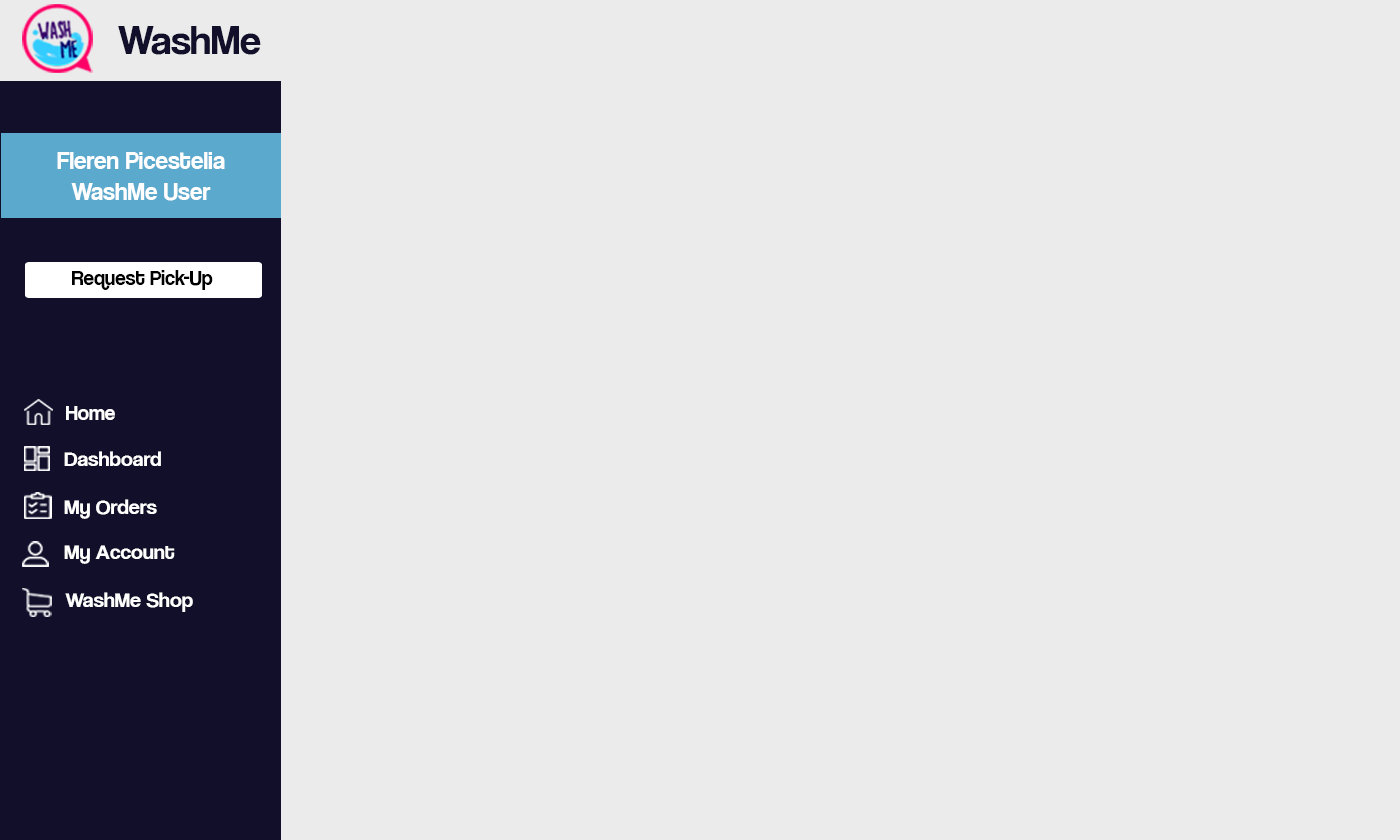
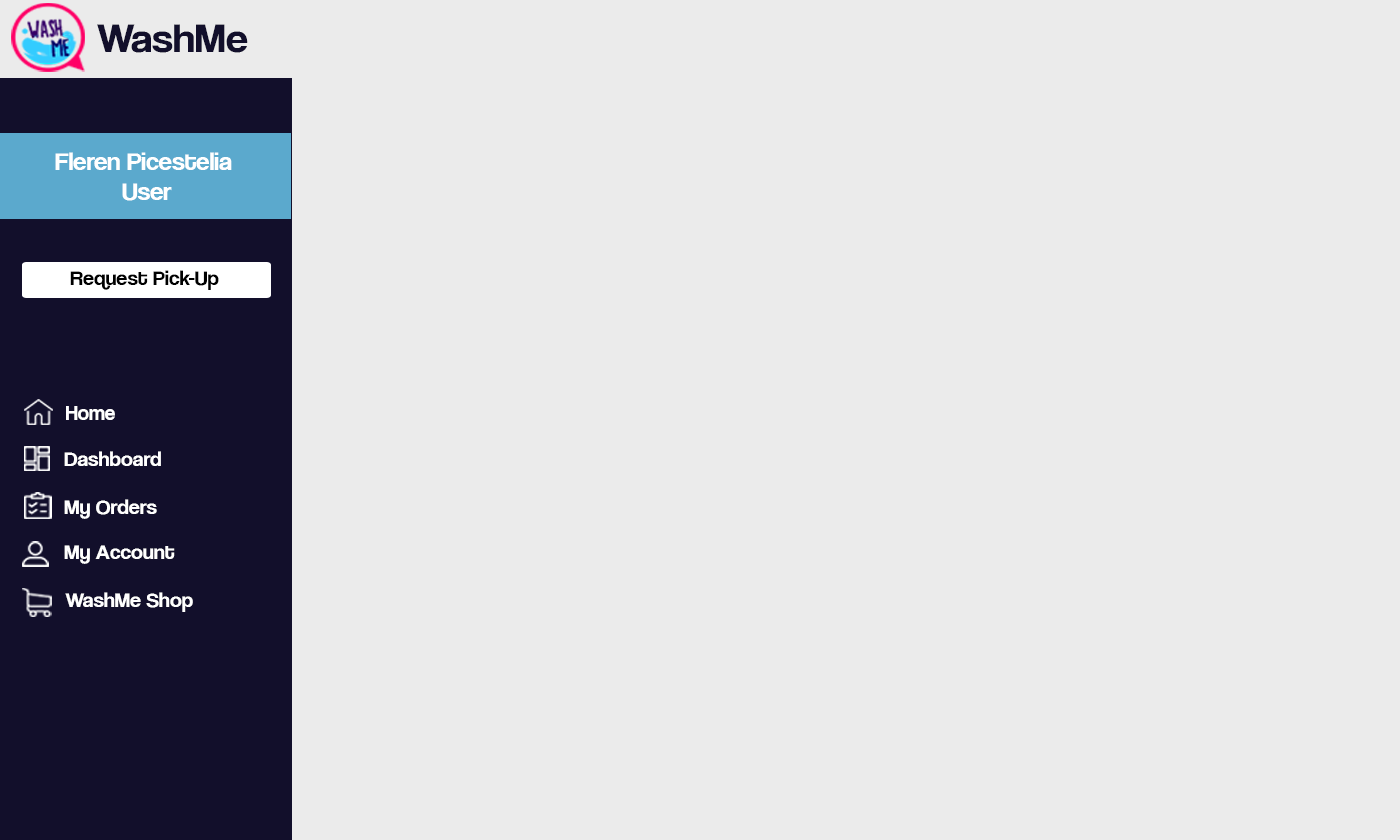
Layers edited between the first and the second 1400×840 image:
moved "Request Pick-Up" above "Rounded Rectangle 1", painted on it over [70, 270, 219, 290]
moved "Rounded Rectangle 1" above "Fleren Picestelia User", painted on it over [22, 262, 271, 298]
renamed "Fleren Picestelia WashMe User" to "Fleren Picestelia User", moved it above "Rectangle 3", painted on it over [55, 152, 232, 201]
moved "Rectangle 3" above "Layer 4", painted on it over [0, 133, 291, 219]
painted on "WashMe" over [97, 24, 261, 55]
painted on "Layer 1" over [11, 3, 93, 73]
painted on "Rectangle 5" (1st of 2) over [0, 3, 292, 81]
painted on "Rectangle 1" over [281, 78, 292, 840]
added layer "Rectangle 5" (2nd of 2) above "Rectangle 4" over [11, 3, 261, 73]
